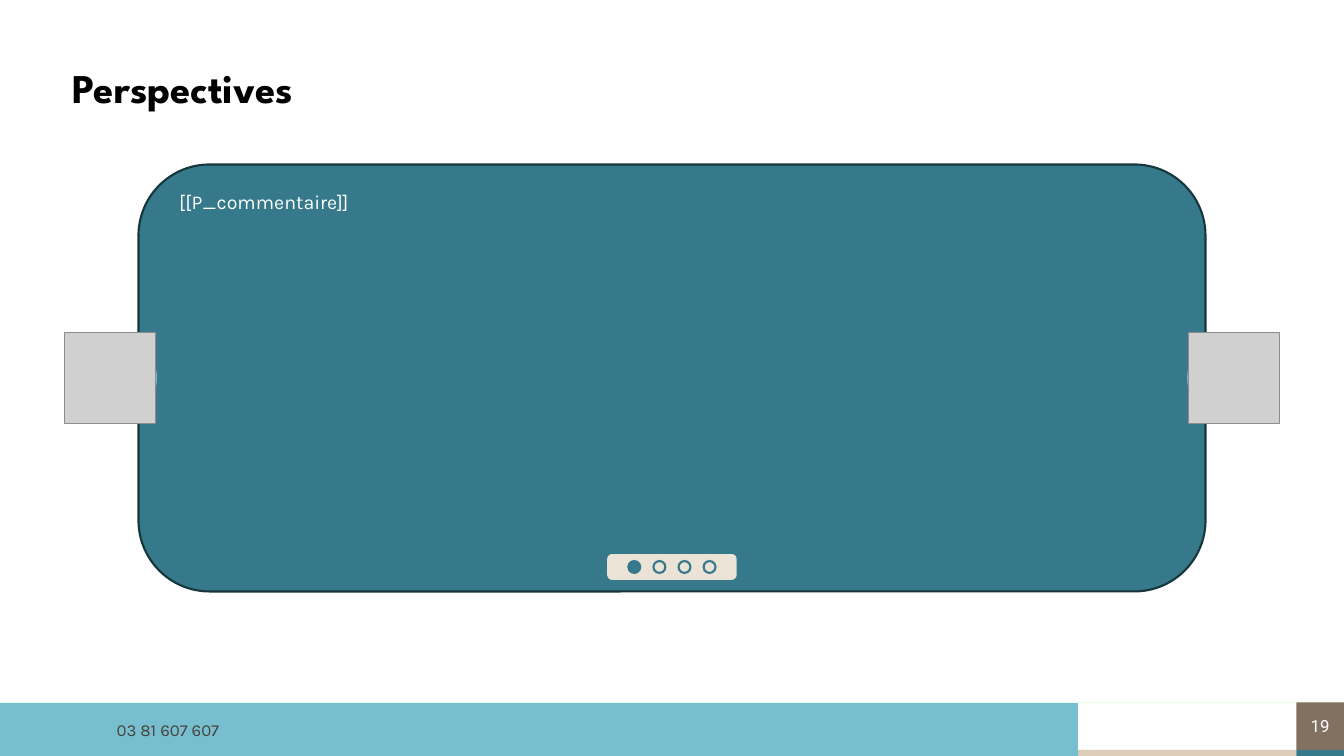
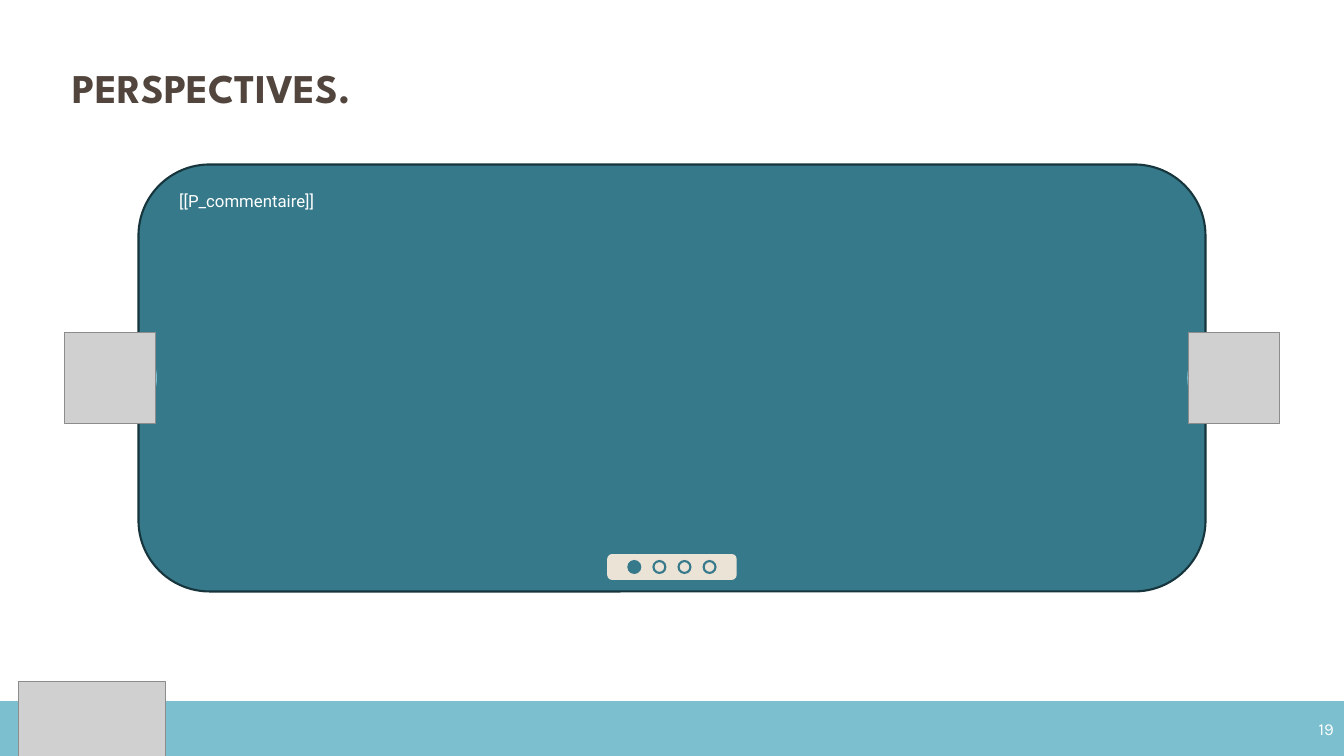
Before and after one commit to ldebouche/Projet1_lettre_fin_de_mission, a slide deck: slide 19 of backend/src/templates/modele_complet.pptm. Drawn at 1344x756 pixels with LibreOffice and Linux fonts; fonts in the diff are those of the drawing; grey boxes stand for pictures; background and template pictures are left out. Boxes give left, top, right and bottom in pixels: in the first picture for what was removed or moved away, otherwise in the second. Text is boxed around its words. In the diff, an @@ line names an element or a change of style, - is before the commit and + after.

```diff
--- a/backend/src/templates/modele_complet.pptm
+++ b/backend/src/templates/modele_complet.pptm
@@ text at box(73, 75, 351, 104): text changed; text colour #000000 to #51453D @@
-Perspectives
+PERSPECTIVES.
@@ rounded rectangle "[[P_commentaire]]" at box(138, 164, 1206, 592): size 14 to 12 pt, font Karla to Roboto @@
@@ picture added at box(19, 683, 166, 756) @@
@@ freeform shape removed at box(0, 703, 1078, 750) @@
@@ rectangle added at box(0, 703, 1344, 756), fill #7CC0D0, outline #7CC0D0 1.5 pt @@
@@ page number: place and size @@
-page number at box(1297, 703, 1344, 750)
+page number at box(1297, 703, 1344, 756)
@@ page number at box(1297, 703, 1344, 756): font Roboto to Karla; alignment centre to right; fill #827161 to #7CC0D0; outline none to #7CC0D0 0.75 pt @@
@@ text removed at box(117, 725, 219, 736) @@
-03 81 607 607
@@ rectangle removed at box(0, 750, 1079, 756) @@
@@ rectangle removed at box(1079, 750, 1298, 756) @@
@@ rectangle removed at box(1297, 750, 1344, 756) @@
```
Also in this commit, not shown: 19 other slides changed, 20 other files.
